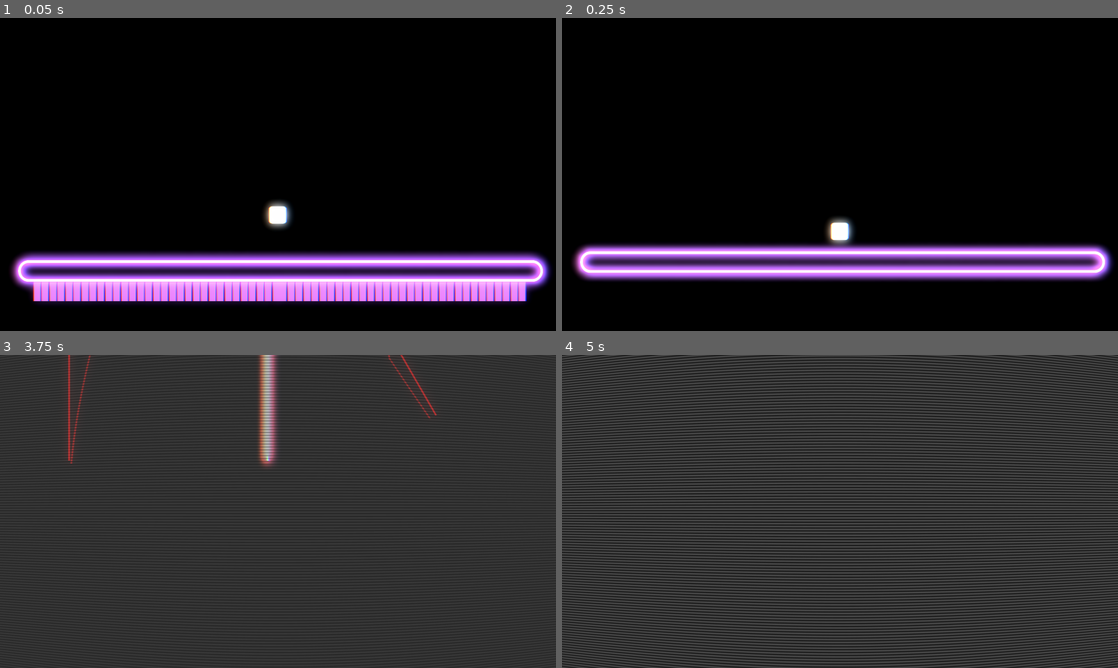
Above: before the commit, frames 1-4 (two rows, left to right).
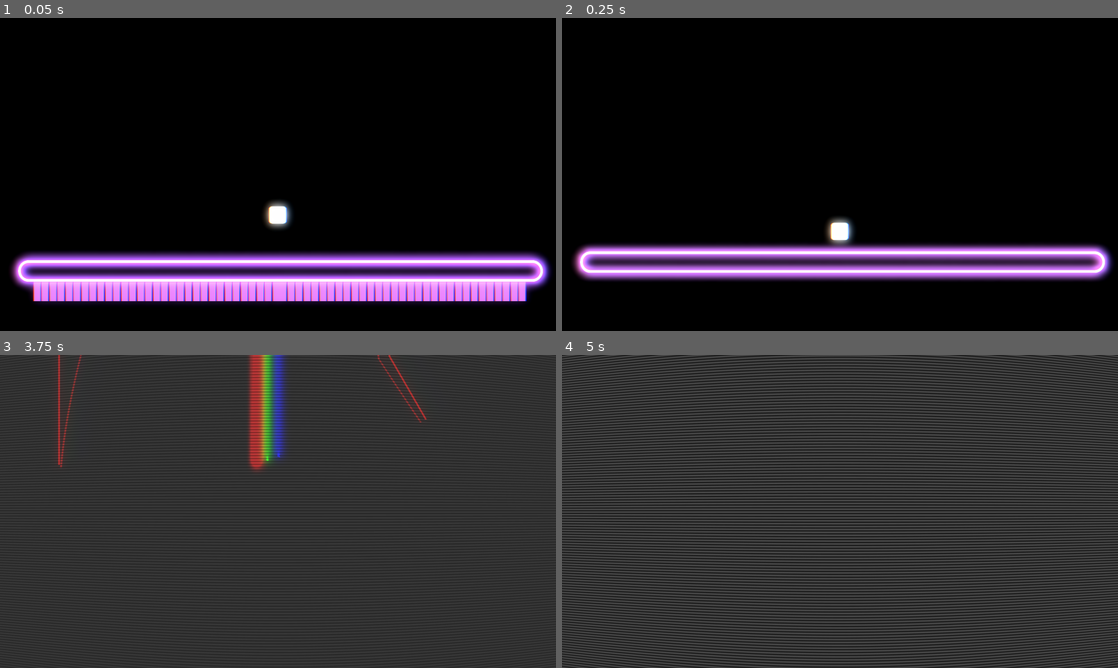
Above: after the commit, the same moments.

Repository: FireEntity1/beat-jumper
Game: Godot game, scene res://scenes/main_game.tscn
Same seed, same stepped clock (60 frames per second), same inputs: the game is played once before the commit and once after it.
Inputs:
- Up to frame 1 (0.05 s): no input
- Up to frame 2 (0.25 s): no input
- Up to frame 3 (3.75 s): tap Enter at 0.5 s; hold D (right) 0.53-2.03 s; tap Ctrl (dash) at 0.6, 3.6 s; tap Space (jump) at 0.77, 1.52, 3.02 s; tap S (slam) at 1.35 s; hold Left (left) 2.03-2.78 s; tap Alt at 2.1 s; hold D (right) from 2.78 s (still down); tap Shift at 2.85 s
- Up to frame 4 (5 s): tap Space (jump) at 3.77, 4.52 s; release D (right) at 4.28 s; hold Left (left) from 4.28 s (still down); tap S (slam) at 4.35 s

The runs differ from the first frame. In frame 2, 1.3% of the frame differs, in the area x 3-99%, y 73-83%; in frame 3, 3.1%, in the area x 10-79%, y 0-38%; in frame 4, nothing differs.

Commit message:
feat: chromabb fx || song: post-drop-1

Diff:
--- a/scripts/event_handler.gd
+++ b/scripts/event_handler.gd
@@ -144,6 +144,12 @@
 		"status": false,
 	},
 	{
+		"type": "chromabb",
+		"beat": 7,
+		"status": true,
+		"intensity": 10.0,
+	},
+	{
 		"type": "shake",
 		"beat": 7,
 		"status": false,
@@ -160,6 +166,12 @@
 		"beat": 10,
 		"status": false,
 		"intensity": 0.5
+	},
+	{
+		"type": "chromabb",
+		"beat": 11,
+		"status": false,
+		"intensity": 10.0,
 	},
 	{
 		"type": "laser_circle",
@@ -196,7 +208,6 @@
 		"colour": ["purple"],
 		"direction": -1
 	},
-
 	{
 		"type": "camera_kick",
 		"beat": 43,
@@ -207,7 +218,7 @@
 		"type": "vhs",
 		"beat": 23,
 		"status": true,
-		"intensity": 2.0
+		"intensity": 1.0
 	},
 	{
 		"type": "vhs",
@@ -282,6 +293,11 @@
 			elif event.type == "vhs":
 				global.vhs = event.status
 				global.vhs_intensity = event.intensity
+				event_index += 1
+				continue
+			elif event.type == "chromabb":
+				global.chromabb = event.status
+				global.chromabb_intensity = event.intensity
 				event_index += 1
 				continue
 			elif event.type in event_types:
--- a/scripts/global.gd
+++ b/scripts/global.gd
@@ -10,6 +10,9 @@
 
 var vhs = false
 var vhs_intensity = 0.5
+
+var chromabb = false
+var chromabb_intensity = 0.0
 
 var camera_kick = false
 var camera_kick_speed = 1.0
@@ -29,7 +32,8 @@
 	"camera_kick": 0.0,
 	"shake": 0.0,
 	"visualizer": 0.0,
-	"vhs": 0.0
+	"vhs": 0.0,
+	"chromabb": 0.0
 }
 
 var prefire_beat = {
@@ -42,7 +46,8 @@
 	"camera_kick": prefire_sec.camera_kick * (bpm / 60.0),
 	"shake": prefire_sec.shake * (bpm/60.0),
 	"visualizer": prefire_sec.visualizer * (bpm/60.0),
-	"vhs": prefire_sec.vhs * (bpm/60.0)
+	"vhs": prefire_sec.vhs * (bpm/60.0),
+	"chromabb": prefire_sec.chromabb * (bpm/60.0)
 }
 
 const defaults = {
@@ -108,6 +113,12 @@
 		"beat": 0,
 		"status": true,
 		"intensity": 0.5
+	},
+	"chromabb": {
+		"type": "chromabb",
+		"beat": 0,
+		"status": true,
+		"intensity": 1.0,
 	}
 }
 
@@ -124,7 +135,7 @@
 
 const colours_raw = {
 	"hotpink": Color(3,1,2.5),
-	"pink": Color(3,2,3),
+	"pink": Color(3,1.5,1.5),
 	"blue": Color(1,3,3),
 	"green": Color(1.3,2.3,1.3),
 	"red": Color(3,1,1.5),
--- a/scripts/player.gd
+++ b/scripts/player.gd
@@ -28,23 +28,31 @@
 			kick_in = !kick_in
 
 func _process(delta: float) -> void:
-	if not global.camera_kick:
+	if not global.camera_kick and not global.chromabb:
 		chromabb.set_shader_parameter("r_displacement",Vector2(0,0))
 		chromabb.set_shader_parameter("b_displacement",Vector2(0,0))
-	if kick_in:
+	if kick_in and not global.chromabb:
 		$camera.zoom.x = lerpf($camera.zoom.x,0.69, delta*5)
 		$camera.zoom.y = lerpf($camera.zoom.y,0.69, delta*5)
 		chromabb.set_shader_parameter("r_displacement",
 		chromabb.get_shader_parameter("r_displacement").move_toward(Vector2(10.0,-4.0),delta*300))
 		chromabb.set_shader_parameter("b_displacement",
 		chromabb.get_shader_parameter("b_displacement").move_toward(Vector2(-10.0,4.0),delta*300))
-	else:
+	elif not kick_in and not global.chromabb:
 		$camera.zoom.x = move_toward($camera.zoom.x,0.67, delta)
 		$camera.zoom.y = move_toward($camera.zoom.y,0.67, delta)
 		chromabb.set_shader_parameter("r_displacement",
 		chromabb.get_shader_parameter("r_displacement").move_toward(Vector2(3.0,0),delta*100))
 		chromabb.set_shader_parameter("b_displacement",
 		chromabb.get_shader_parameter("b_displacement").move_toward(Vector2(-3.0,0),delta*100))
+	if global.chromabb:
+		var ci = global.chromabb_intensity
+		chromabb.set_shader_parameter("r_displacement",
+		chromabb.get_shader_parameter("r_displacement").move_toward(Vector2(ci*3,-ci*1.2),delta*300))
+		chromabb.set_shader_parameter("b_displacement",
+		chromabb.get_shader_parameter("b_displacement").move_toward(Vector2(-ci*3,ci*1.2),delta*300))
+	print(chromabb.get_shader_parameter("r_displacement"))
+	print(chromabb.get_shader_parameter("b_displacement"))
 	if global.shake:
 		shake.set_shader_parameter("ShakeStrength",global.shake_strength)
 	else:
Binary file changed: song-projects/doorless_room.band/Alternatives/000/WindowImage.jpg
Not shown, added: song-projects/doorless_room.band/Media/Audio Files/untitled_MixDown_19.wav.import
Not shown, added: song-projects/doorless_room.band/Media/Audio Files/untitled_MixDown_20.wav.import
Not shown, added: song-projects/doorless_room.band/Media/Audio Files/untitled_MixDown_21.wav.import
Not shown, added: song-projects/doorless_room.band/Media/Audio Files/untitled_MixDown_22.wav.import
Not shown, removed: song-projects/doorless_room.band/Alternatives/000/Autosave/.dummy
Not shown, removed: song-projects/doorless_room.band/Alternatives/000/Autosave/2026-01-23 02:06:41Z.displayData
Not shown, removed: song-projects/doorless_room.band/Alternatives/000/Autosave/2026-01-23 02:06:41Z.eventData
Not shown, removed: song-projects/doorless_room.band/Alternatives/000/Autosave/2026-01-23 02:06:41Z.songData
Not shown, changed: song-projects/doorless_room.band/Alternatives/000/DisplayState.plist
Not shown, changed: song-projects/doorless_room.band/Alternatives/000/DisplayStateArchive
Not shown, changed: song-projects/doorless_room.band/Alternatives/000/MetaData.plist
(and 6 more such lines)
